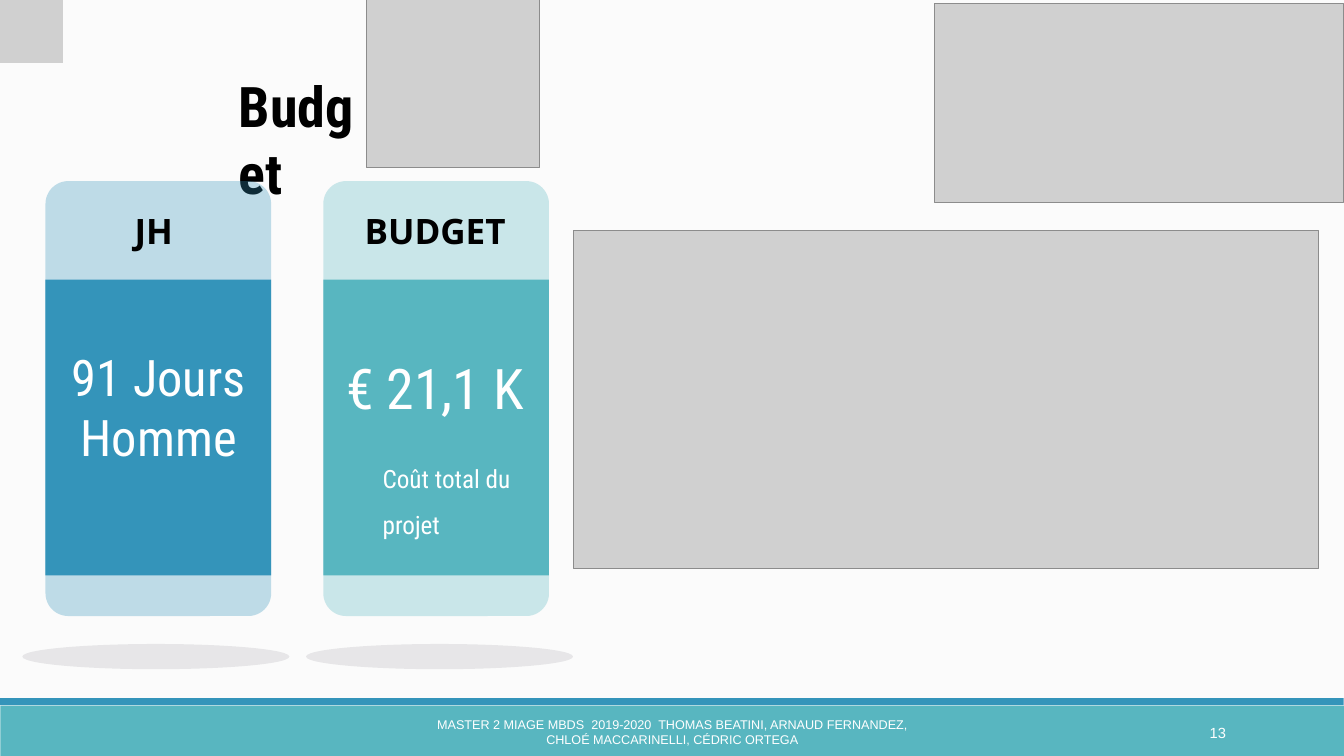
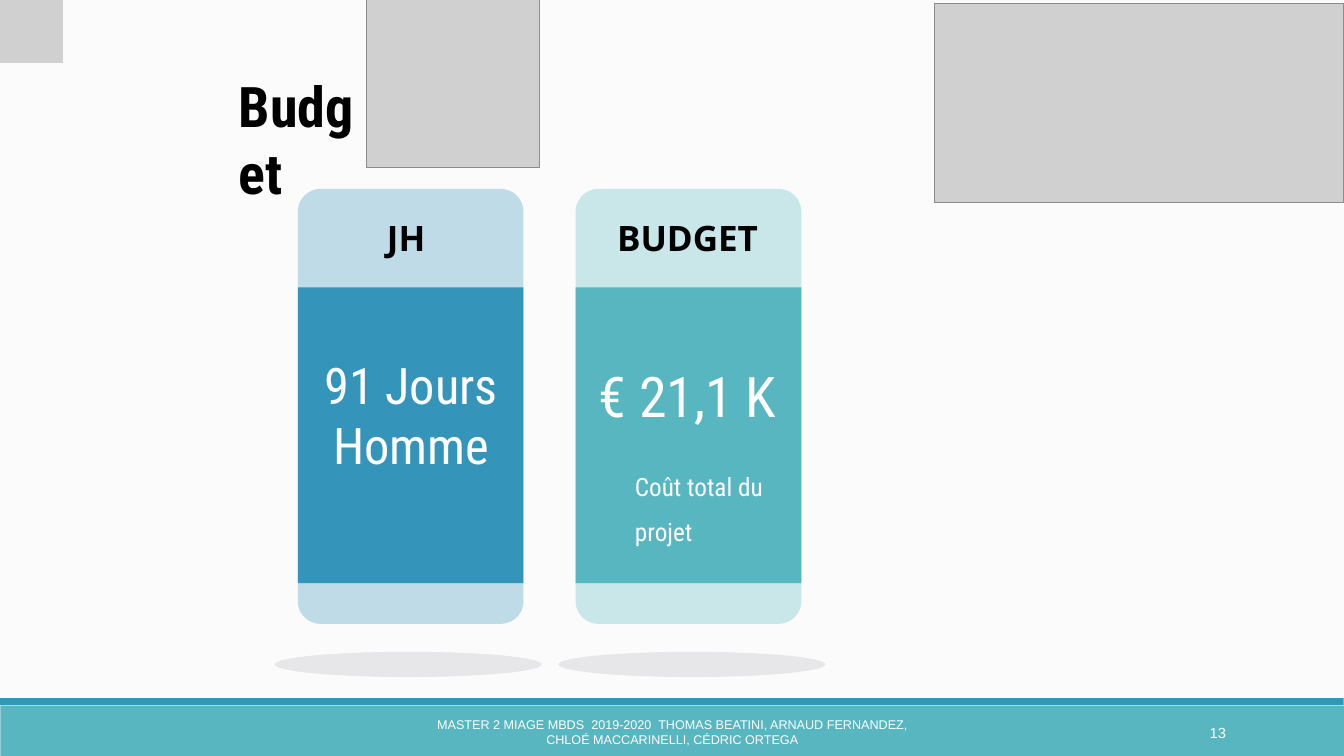
Before and after one commit to ChloeMaccarinelli/digitalGourde, a slide deck: slide 13 of doc/Presentation _digitalGourde.pptx. Drawn at 1344x756 pixels with LibreOffice and Linux fonts; fonts in the diff are those of the drawing; grey boxes stand for pictures. Boxes give left, top, right and bottom in pixels: in the first picture for what was removed or moved away, otherwise in the second. Text is boxed around its words. In the diff, an @@ line names an element or a change of style, - is before the commit and + after.

```diff
--- a/doc/Presentation _digitalGourde.pptx
+++ b/doc/Presentation _digitalGourde.pptx
@@ picture removed at [574, 231, 1320, 569] @@
@@ 5 texts, 2 rounded rectangles, 2 rectangles, 2 ellipses: place and size @@
-5 texts, 2 rounded rectangles, 2 rectangles, 2 ellipses at [22, 181, 574, 669]
+5 texts, 2 rounded rectangles, 2 rectangles, 2 ellipses at [274, 189, 826, 678]
```
Also in this commit, not shown: 2 other slides changed, 1 slide added, 4 other files.
